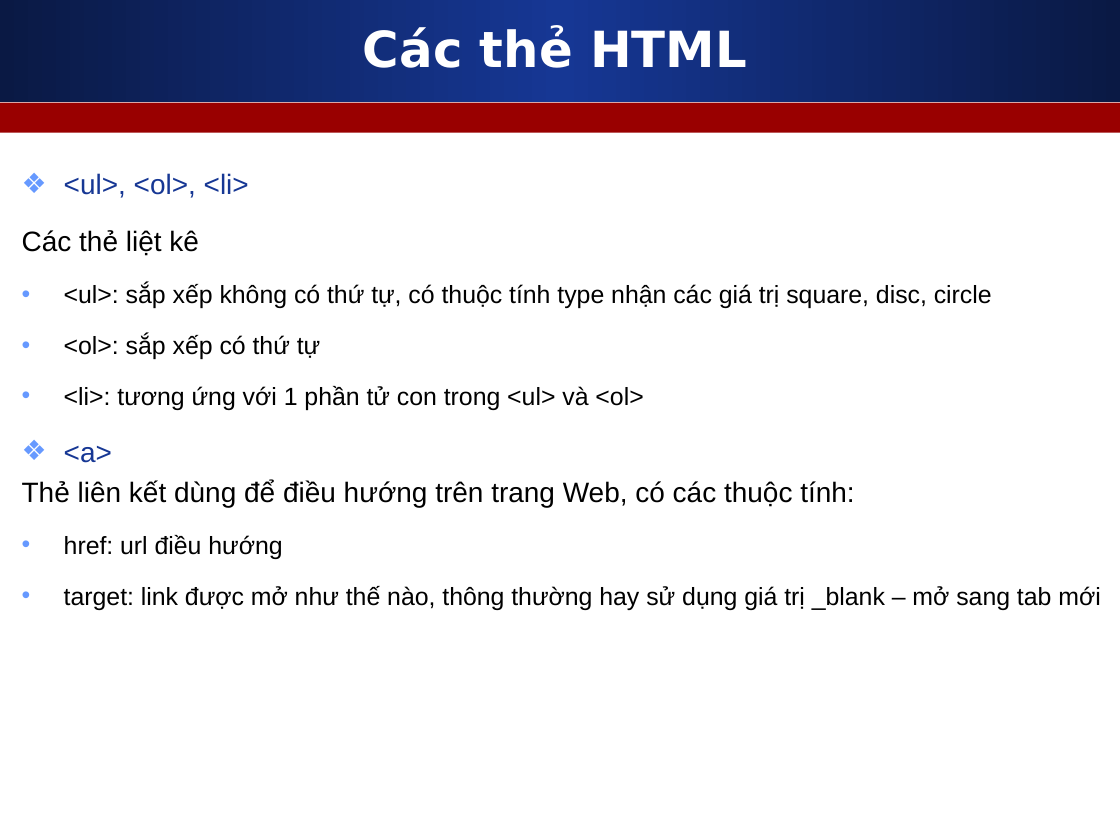
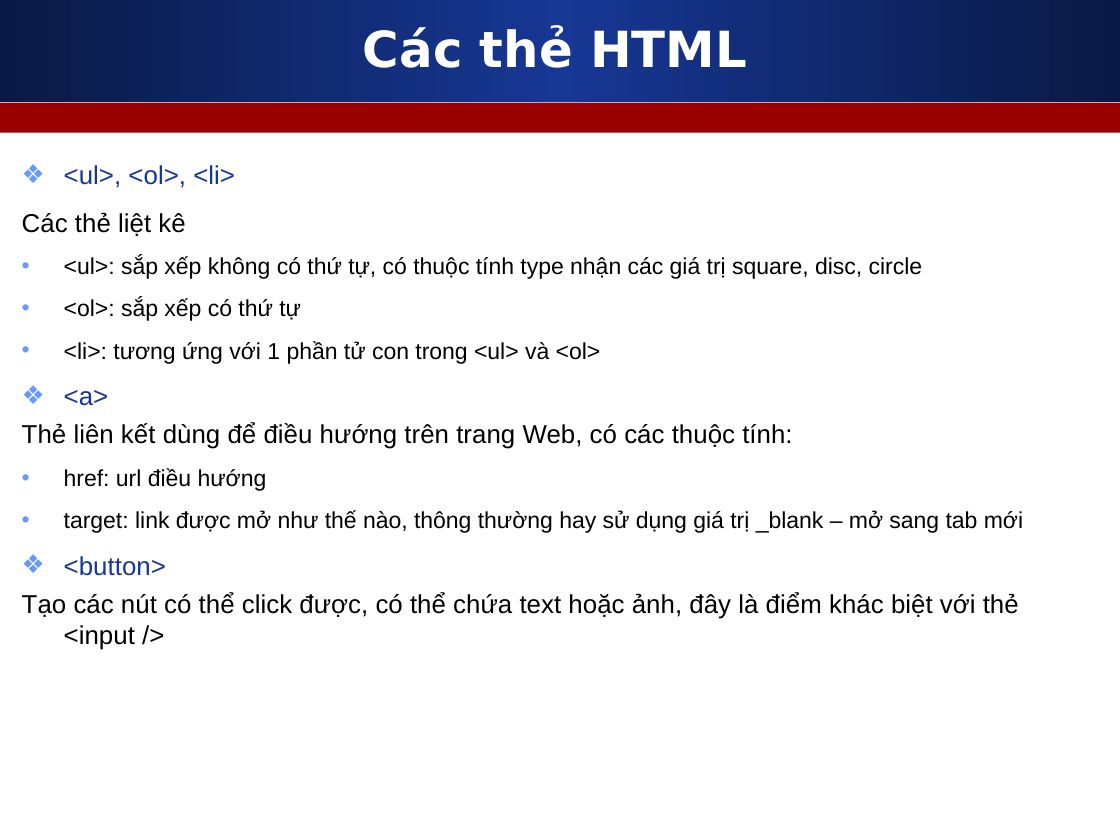
Before and after one commit to Tuhyle/phpdevpro_43, a slide deck: slide 8 of Day01_HTML/Slides/2_HTML_can_ban.ppt. Drawn at 1120x840 pixels with LibreOffice and Linux fonts; fonts in the diff are those of the drawing. Boxes give left, top, right and bottom in pixels: in the first picture for what was removed or moved away, otherwise in the second. Text is boxed around its words. In the diff, an @@ line names an element or a change of style, - is before the commit and + after.

```diff
--- a/Day01_HTML/Slides/2_HTML_can_ban.ppt
+++ b/Day01_HTML/Slides/2_HTML_can_ban.ppt
@@ text at [22, 165, 1023, 533]: size 18 to 16.6 pt in "<ul>, <ol>, <li>", "Các thẻ liệt kê", "<a>", "Thẻ liên kết dùng để điều hướng ..."; size 16 to 14.8 pt in "<ul>: sắp xếp không có thứ tự, ...", "<ol>: sắp xếp có thứ tự", "<li>: tương ứng với 1 phần tử ...", "href: url điều hướng" and 1 more places; line spacing 1.5 to 1.3 @@
@@ text at [22, 556, 1019, 650]: paragraphs added @@
+❖ <button>
+Tạo các nút có thể click được, có thể chứa text hoặc ảnh, đây là điểm khác biệt với thẻ <input />
```
Also in this commit, not shown: 1 other file.
